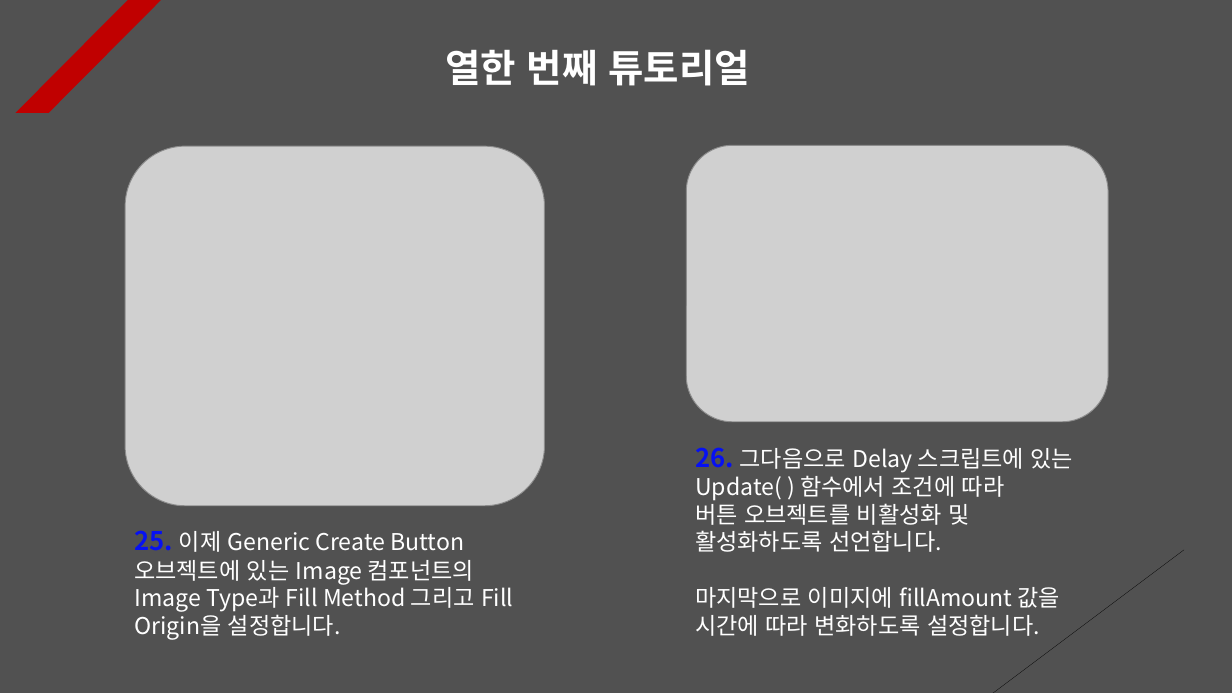
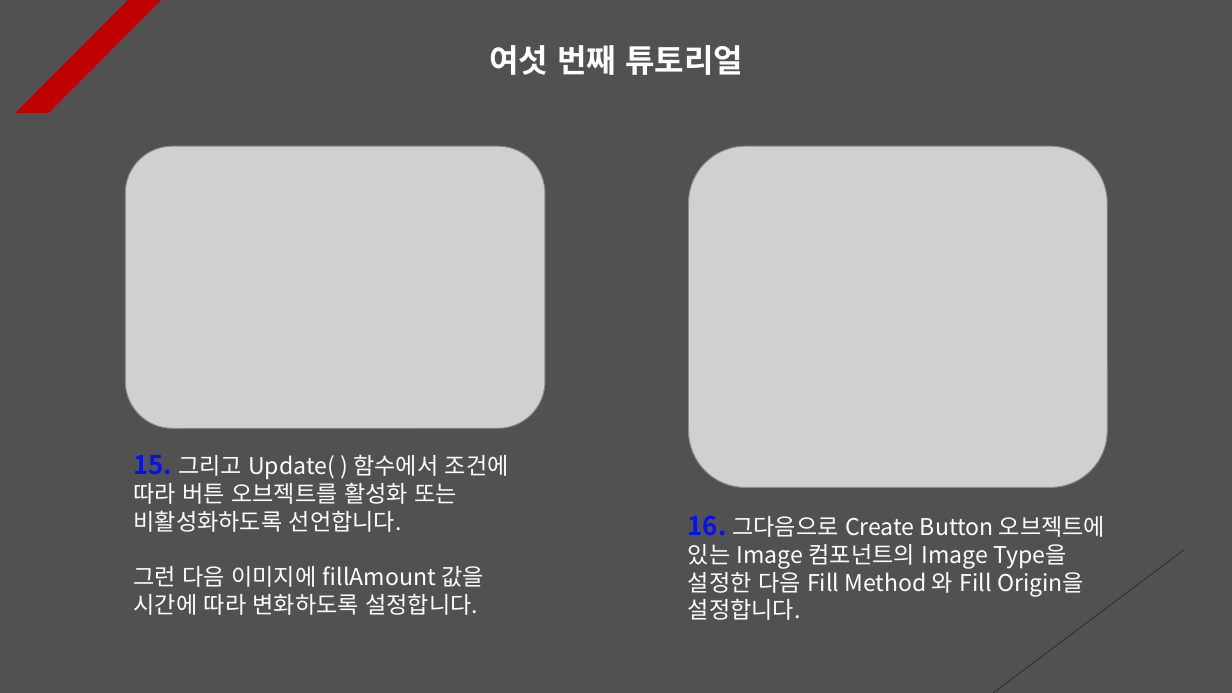
Before and after one commit to Unity2033/3D-UnityEngine, a slide deck: slide 6 of Assets/Class/Instantiate & Destroy/PPT Data/Instatiate and Destroy Example.pptx (slide 11 before the commit). Drawn at 1232x693 pixels with LibreOffice and Linux fonts; fonts in the diff are those of the drawing; grey boxes stand for pictures. Boxes give left, top, right and bottom in pixels: in the first picture for what was removed or moved away, otherwise in the second. Text is boxed around its words. In the diff, an @@ line names an element or a change of style, - is before the commit and + after.

```diff
--- a/Assets/Class/Instantiate & Destroy/PPT Data/Instatiate and Destroy Example.pptx
+++ b/Assets/Class/Instantiate & Destroy/PPT Data/Instatiate and Destroy Example.pptx
@@ text at [489, 45, 743, 75]: text changed; size 30 to 25 pt @@
-열한 번째 튜토리얼
+여섯 번째 튜토리얼
@@ picture: place and size @@
-picture at [125, 146, 544, 506]
+picture at [126, 146, 545, 428]
@@ picture: place and size @@
-picture at [687, 145, 1108, 421]
+picture at [689, 146, 1107, 487]
@@ text at [134, 454, 509, 615]: text changed @@
-26. 그다음으로 Delay 스크립트에 있는 Update( ) 함수에서 조건에 따라
-버튼 오브젝트를 비활성화 및 활성화하도록 선언합니다.
-마지막으로 이미지에 fillAmount 값을 시간에 따라 변화하도록 설정합니다.
+15. 그리고 Update( ) 함수에서 조건에 따라 버튼 오브젝트를 활성화 또는 비활성화하도록 선언합니다.
+그런 다음 이미지에 fillAmount 값을 시간에 따라 변화하도록 설정합니다.
@@ text at [688, 515, 1105, 620]: text changed @@
-25. 이제 Generic Create Button 오브젝트에 있는 Image 컴포넌트의 Image Type과 Fill Method 그리고 Fill Origin을 설정합니다.
+16. 그다음으로 Create Button 오브젝트에 있는 Image 컴포넌트의 Image Type을 설정한 다음 Fill Method 와 Fill Origin을 설정합니다.
```
Also in this commit, not shown: 8 other slides changed, 1 slide added, 2 slides removed, 25 other files.
